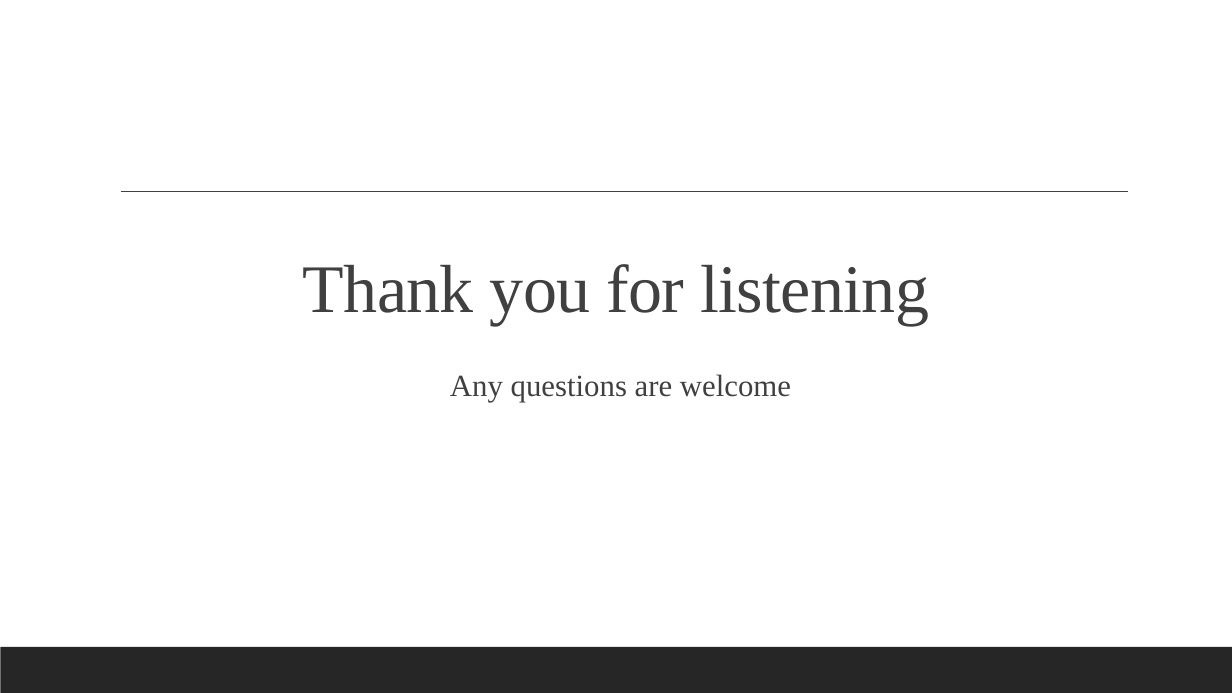
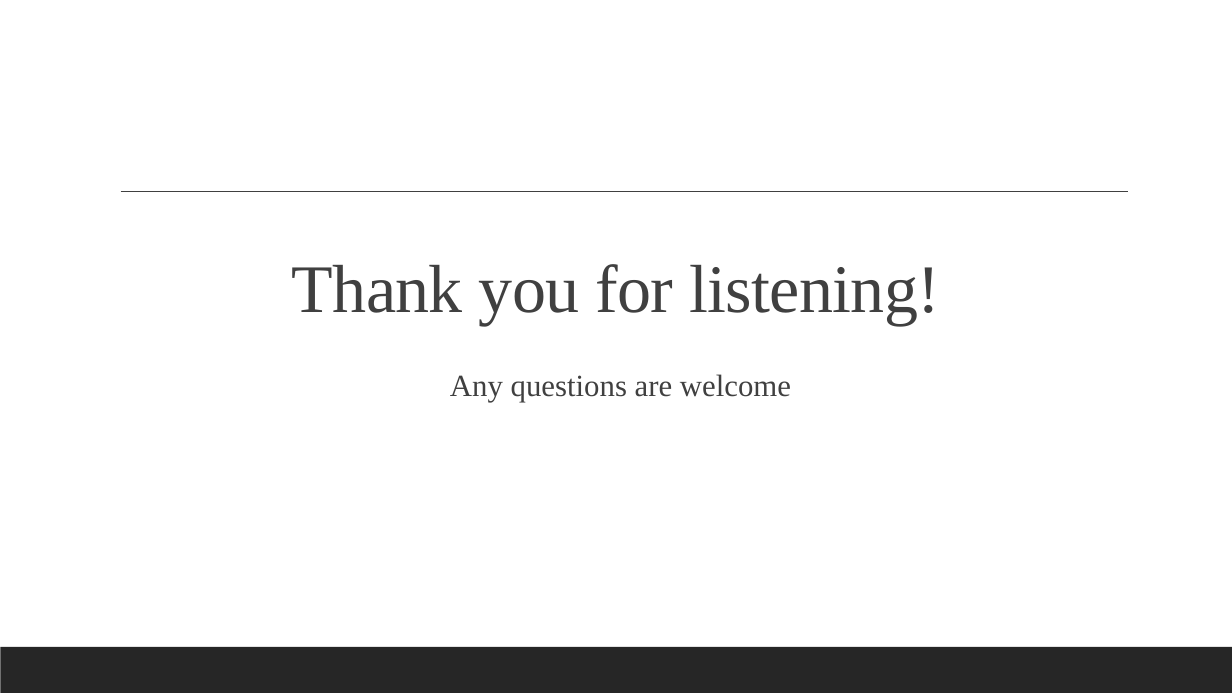
Before and after one commit to jadewfoster/IMS-22JulyEnable3, a slide deck: slide 12 of documentation/Fundamental Project (IMS) Presentation.pptx. Drawn at 1232x693 pixels with LibreOffice and Linux fonts; fonts in the diff are those of the drawing. Boxes give left, top, right and bottom in pixels: in the first picture for what was removed or moved away, otherwise in the second. Text is boxed around its words. In the diff, an @@ line names an element or a change of style, - is before the commit and + after.

```diff
--- a/documentation/Fundamental Project (IMS) Presentation.pptx
+++ b/documentation/Fundamental Project (IMS) Presentation.pptx
@@ title at [292, 264, 940, 325]: text changed @@
-Thank you for listening
+Thank you for listening!
```
Also in this commit, not shown: 3 other slides changed, 1 other file.
